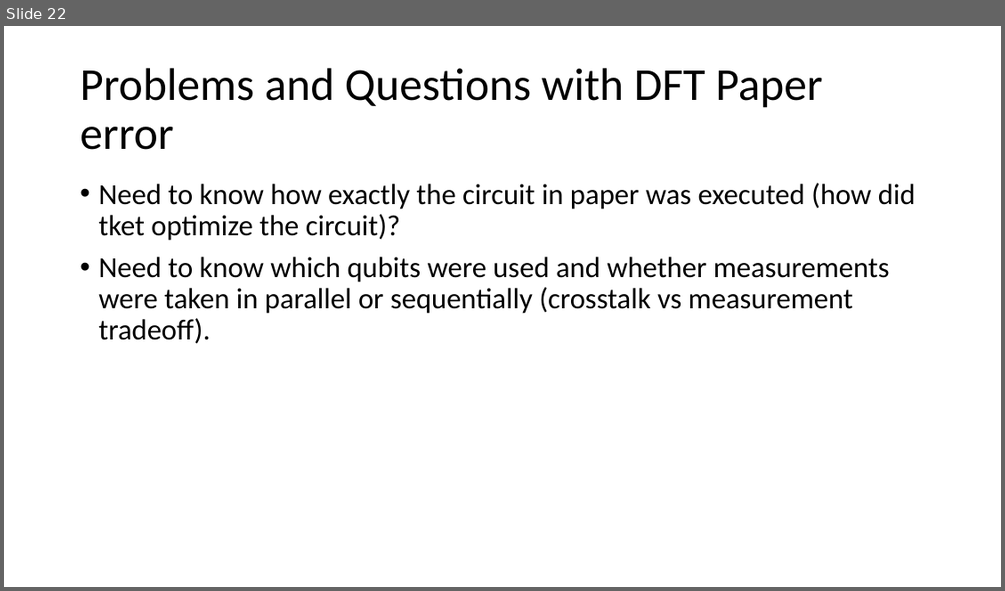
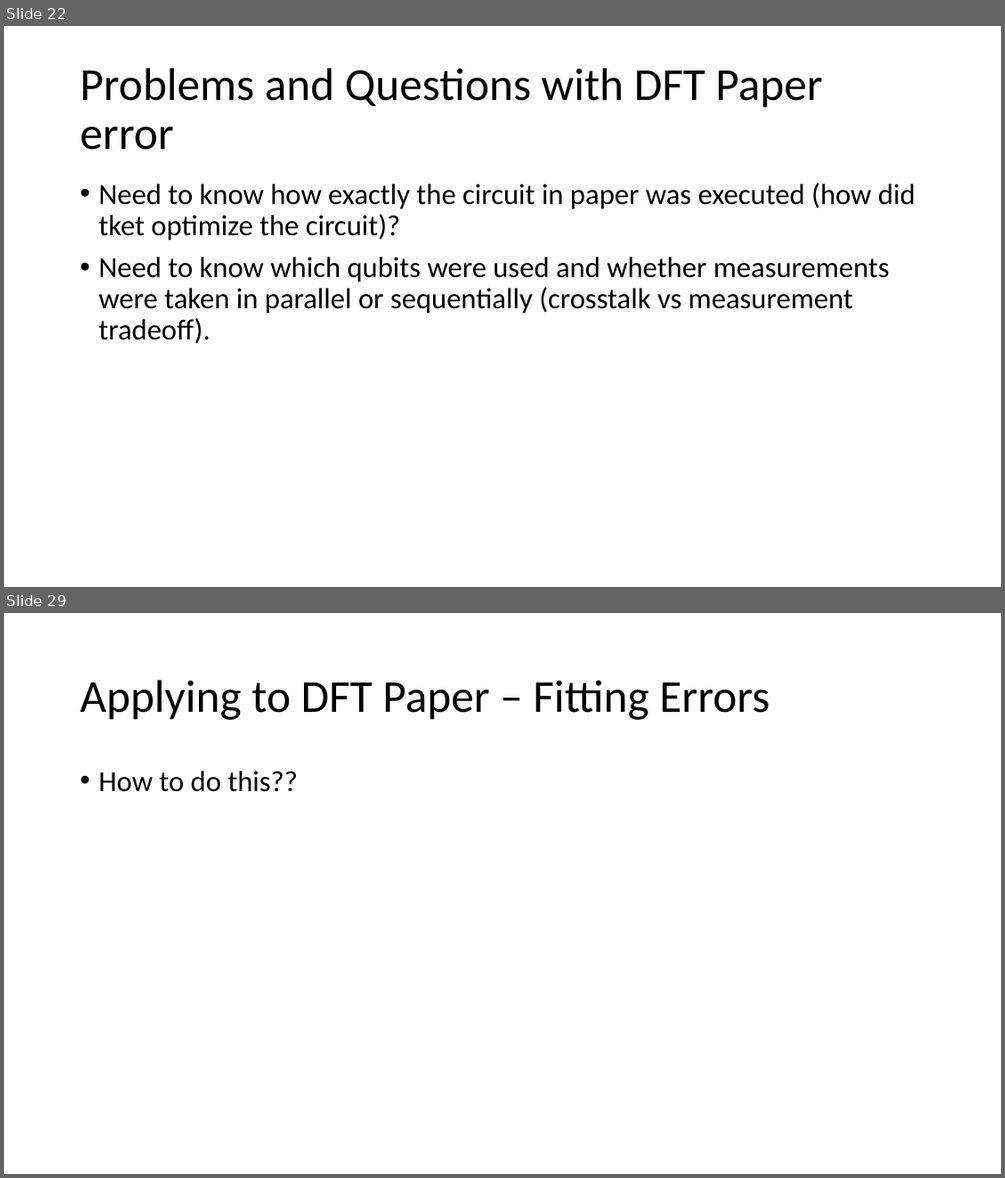
Before and after one commit to a-kapila/quantum-error, a slide deck: Annanay Project Summary.pptx. Shown one above the other, each under a label of ours: slide 22 before the commit, slides 22 and 29 after it; the slides between them are not shown. The pictures are 1005x591 and 1005x1178 pixels, drawn with LibreOffice and Linux fonts; fonts in the diff are those of the drawing. Boxes give left, top, right and bottom in pixels: in the first picture for what was removed or moved away, otherwise in the second. Text is boxed around its words. In the diff, an @@ line names an element or a change of style, - is before the commit and + after.

Commit message:
Week 3 work DMFT paper error analysis

```diff
--- a/Annanay Project Summary.pptx
+++ b/Annanay Project Summary.pptx
@@ slide 29 added at box(4, 613, 1001, 1174), background #FFFFFF @@
@@ title added at box(80, 680, 769, 720), 44 pt, text #000000 @@
+Applying to DFT Paper – Fitting Errors
@@ text added at box(98, 771, 298, 792), 28 pt, text #000000 @@
+• How to do this??
```
Also in this commit, not shown: 7 other slides added, 1 slide removed, 16 other files.
